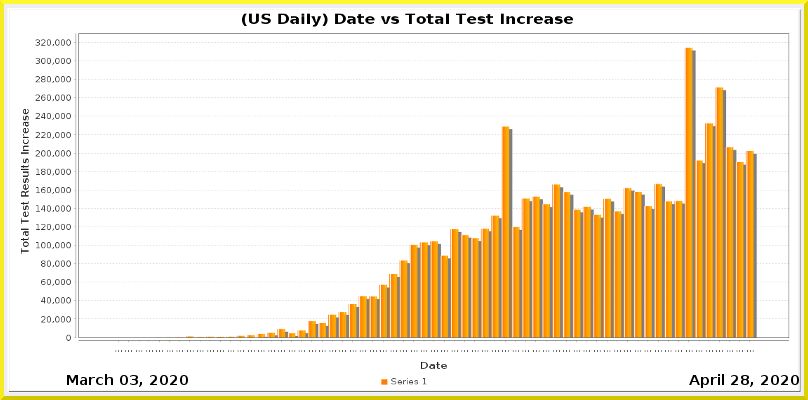
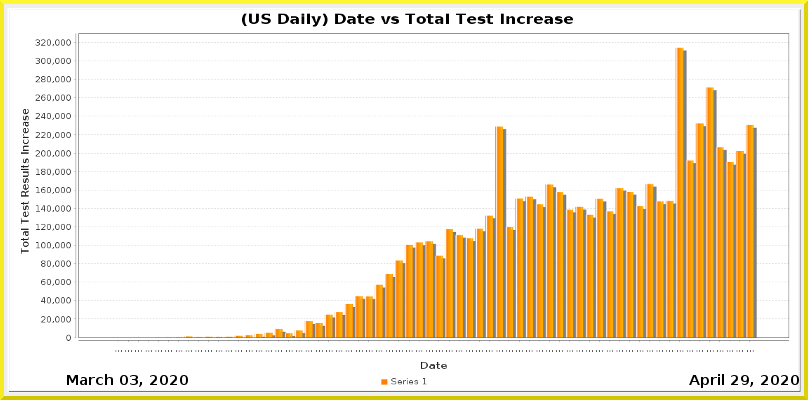
Two versions of the same layered image (808 x 400). Layer-by-layer changes:
painted on "Current Date" over (x1=741, y1=375, x2=749, y2=385)
painted on "Date_vs_TestIncrease.png" over (x1=117, y1=47, x2=758, y2=352)
